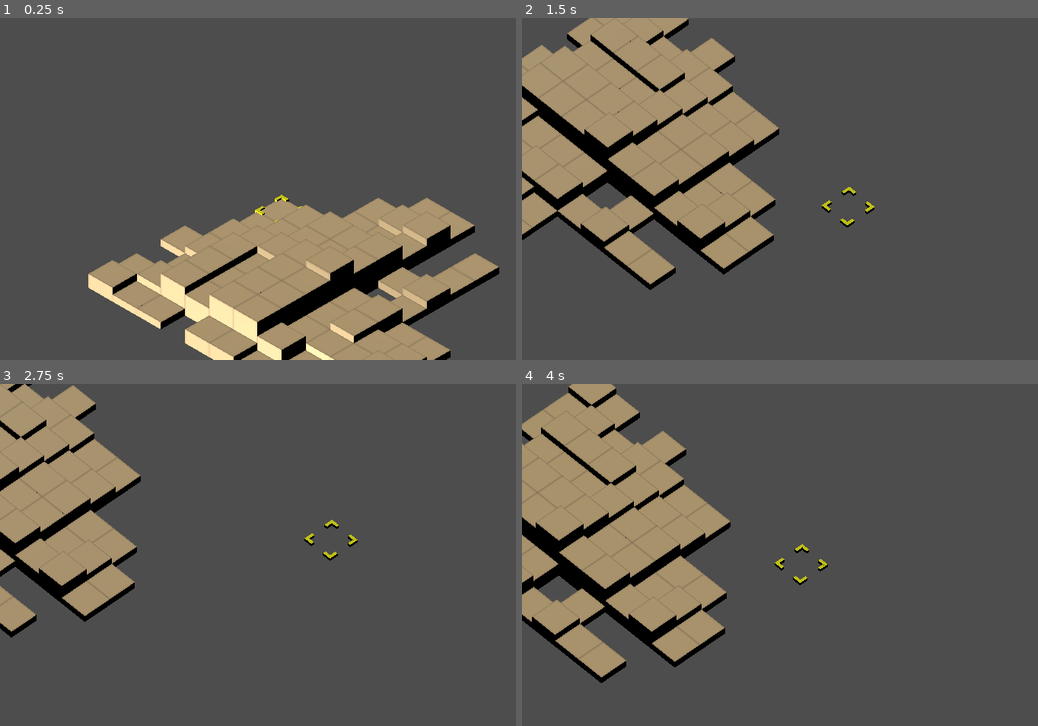
Above: before the commit, frames 1-4 (two rows, left to right).
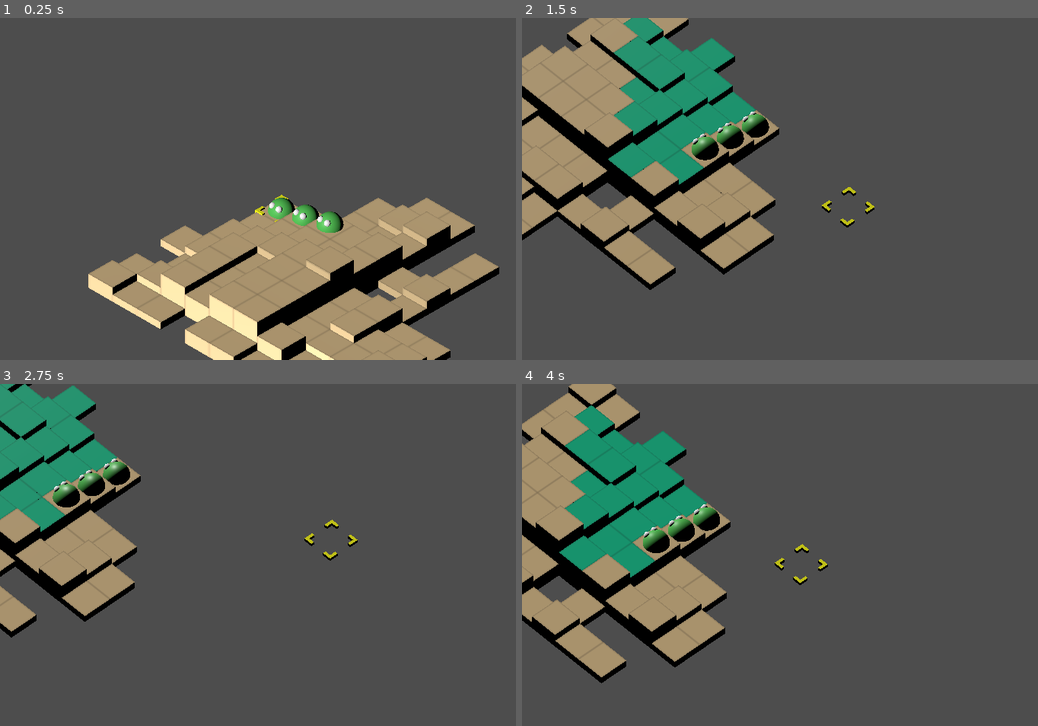
Above: after the commit, the same moments.

Repository: WeatheredSouls/GodotTactics
Game: Godot game, scene res://Scenes/Battle.tscn
The game is run twice, just before and just after one commit, with the same random seed, the same clock (stepped at 60 frames per second) and the same inputs.
Inputs (mouse positions are in pixels of both pictures, inside the frame that each line leads up to):
- Up to frame 1 (0.25 s): no input
- Up to frame 2 (1.5 s): tap Enter (fire_1) at 0.5, 1.35 s; move the mouse to (960, 171) at 0.52 s; hold D (move_right) 0.53-1.28 s; hold Right mouse button (camera_activate) 0.53-1.28 s; move the mouse to (702, 206) at 1.27 s; hold S (move_down) from 1.28 s (still down)
- Up to frame 3 (2.75 s): move the mouse to (366, 479) at 2.02 s; release S (move_down) at 2.03 s; hold D (move_right) from 2.03 s (still down); tap Shift (fire_2) at 2.1 s
- Up to frame 4 (4 s): move the mouse to (795, 623) at 2.77 s; release D (move_right) at 2.78 s; hold W (move_up) 2.78-3.53 s; tap Mouse wheel down (zoom_down) at 2.85 s; move the mouse to (1007, 606) at 3.52 s; hold A (move_left) from 3.53 s (still down); tap Mouse wheel up (zoom_up) at 3.6 s

The runs differ from the first frame. In frame 1, 0.7% of the frame differs, in the area x 27-67%, y 52-85%; in frame 2, 7.7%; in frame 3, 6.4%; in frame 4, 7.7%, in the area x 7-59%, y 6-57%.

Commit message:
Part 5 - Pathfinding

Diff:
--- a/Materials/Dirt.tres
+++ b/Materials/Dirt.tres
@@ -3,5 +3,6 @@
 [ext_resource type="Texture2D" uid="uid://46ty0tyfg5sl" path="res://Textures/Dirt.png" id="1_khrqh"]
 
 [resource]
+resource_local_to_scene = true
 albedo_texture = ExtResource("1_khrqh")
 uv1_scale = Vector3(3, 2, 1)
--- a/Prefabs/Hero.tscn
+++ b/Prefabs/Hero.tscn
@@ -1,6 +1,7 @@
-[gd_scene load_steps=5 format=3 uid="uid://b4hk8c5bhrmur"]
+[gd_scene load_steps=6 format=3 uid="uid://b4hk8c5bhrmur"]
 
 [ext_resource type="Material" uid="uid://ca2attav4014m" path="res://Materials/Ally.tres" id="1_1542g"]
+[ext_resource type="Script" path="res://Scripts/View Model Component/Unit.gd" id="1_jh304"]
 [ext_resource type="Material" uid="uid://ci5if3vpfmyrc" path="res://Materials/Eyes.tres" id="2_bcdkh"]
 
 [sub_resource type="SphereMesh" id="SphereMesh_v77ue"]
@@ -8,6 +9,9 @@
 [sub_resource type="SphereMesh" id="SphereMesh_w1ol6"]
 
 [node name="Hero" type="Node3D"]
+script = ExtResource("1_jh304")
+
+[node name="Movement" type="Node" parent="."]
 
 [node name="Jumper" type="Node3D" parent="."]
 
--- a/Prefabs/Monster.tscn
+++ b/Prefabs/Monster.tscn
@@ -1,5 +1,6 @@
-[gd_scene load_steps=5 format=3 uid="uid://dk5euuis5bi4l"]
+[gd_scene load_steps=6 format=3 uid="uid://dk5euuis5bi4l"]
 
+[ext_resource type="Script" path="res://Scripts/View Model Component/Unit.gd" id="1_cc3f6"]
 [ext_resource type="Material" uid="uid://bop5vf3s1sn0q" path="res://Materials/Enemy.tres" id="1_xbq32"]
 [ext_resource type="Material" uid="uid://ci5if3vpfmyrc" path="res://Materials/Eyes.tres" id="2_jlkgl"]
 
@@ -8,6 +9,9 @@
 [sub_resource type="SphereMesh" id="SphereMesh_w1ol6"]
 
 [node name="Hero" type="Node3D"]
+script = ExtResource("1_cc3f6")
+
+[node name="Movement" type="Node" parent="."]
 
 [node name="Jumper" type="Node3D" parent="."]
 
--- a/Scenes/Battle.tscn
+++ b/Scenes/Battle.tscn
@@ -7,6 +7,8 @@
 [ext_resource type="Script" path="res://Scripts/Controller/Battle States/InitBattleState.gd" id="3_nwvsw"]
 [ext_resource type="Script" path="res://Scripts/Controller/Battle States/MoveTargetState.gd" id="4_2n2ph"]
 [ext_resource type="Script" path="res://Scripts/Controller/CameraController.gd" id="4_85yja"]
+[ext_resource type="Script" path="res://Scripts/Controller/Battle States/SelectUnitState.gd" id="5_i2eso"]
+[ext_resource type="Script" path="res://Scripts/Controller/Battle States/MoveSequenceState.gd" id="6_xkkv4"]
 
 [node name="Battle" type="Node3D"]
 
@@ -21,12 +23,21 @@
 [node name="State Machine" type="Node" parent="Battle Controller"]
 script = ExtResource("2_lgpnl")
 
-[node name="Init Battle State" type="Node" parent="Battle Controller/State Machine" node_paths=PackedStringArray("moveTargetState")]
+[node name="Init Battle State" type="Node" parent="Battle Controller/State Machine" node_paths=PackedStringArray("selectUnitState")]
 script = ExtResource("3_nwvsw")
+selectUnitState = NodePath("../Select Unit State")
+
+[node name="Move Target State" type="Node" parent="Battle Controller/State Machine" node_paths=PackedStringArray("MoveSequenceState")]
+script = ExtResource("4_2n2ph")
+MoveSequenceState = NodePath("../Move Sequence State")
+
+[node name="Select Unit State" type="Node" parent="Battle Controller/State Machine" node_paths=PackedStringArray("moveTargetState")]
+script = ExtResource("5_i2eso")
 moveTargetState = NodePath("../Move Target State")
 
-[node name="Move Target State" type="Node" parent="Battle Controller/State Machine"]
-script = ExtResource("4_2n2ph")
+[node name="Move Sequence State" type="Node" parent="Battle Controller/State Machine" node_paths=PackedStringArray("SelectUnitState")]
+script = ExtResource("6_xkkv4")
+SelectUnitState = NodePath("../Select Unit State")
 
 [node name="Input Controller" type="Node" parent="Battle Controller"]
 script = ExtResource("2_6a0kt")
--- a/Scripts/Controller/Battle States/InitBattleState.gd
+++ b/Scripts/Controller/Battle States/InitBattleState.gd
@@ -1,5 +1,5 @@
 extends BattleState
-@export var moveTargetState: State
+@export var selectUnitState: State
 
 func Enter():
 	super()
@@ -12,6 +12,25 @@
 	var p:Vector2i = _owner.board.tiles.keys()[0]
 	SelectTile(p)
 
+	SpawnTestUnits()
+
 	_owner.cameraController.setFollow(_owner.board.marker)
 
-	_owner.stateMachine.ChangeState(moveTargetState)
+	_owner.stateMachine.ChangeState(selectUnitState)
+
+func SpawnTestUnits():
+	var components= [WalkMovement, FlyMovement, TeleportMovement]
+	for i in components.size():
+		var unit:Unit = _owner.heroPrefab.instantiate()
+		_owner.add_child(unit)
+
+		var p:Vector2i = Vector2i(_owner.board.tiles.keys()[i].x,_owner.board.tiles.keys()[i].y)
+
+		unit.Place(_owner.board.GetTile(p))
+		unit.Match()
+
+		var m = unit.get_node("Movement")
+		m.set_script(components[i])
+		m.range = 5
+		m.jumpHeight = 5
+		m.set_process(true)
--- /dev/null
+++ b/Scripts/Controller/Battle States/MoveSequenceState.gd
@@ -0,0 +1,15 @@
+extends BattleState
+
+@export var SelectUnitState:State
+
+func Enter():
+	super()
+	Sequence()
+
+func Sequence():
+	var m:Movement = _owner.currentUnit.get_node("Movement")
+	_owner.cameraController.setFollow(_owner.currentUnit)
+	await m.Traverse(_owner.currentTile)
+
+	_owner.cameraController.setFollow(_owner.board.marker)
+	_owner.stateMachine.ChangeState(SelectUnitState)
--- a/Scripts/Controller/Battle States/MoveTargetState.gd
+++ b/Scripts/Controller/Battle States/MoveTargetState.gd
@@ -1,10 +1,26 @@
 extends BattleState
+
+var tiles = []
+@export var MoveSequenceState: State
+
+func Enter():
+	super()
+	var mover:Movement = _owner.currentUnit.get_node("Movement")
+	tiles = mover.GetTilesInRange(_owner.board)
+	_owner.board.SelectTiles(tiles)
+
+func Exit():
+	super()
+	_owner.board.DeSelectTiles(tiles)
+	tiles = null
 
 func OnMove(e:Vector2i):
 	var rotatedPoint = _owner.cameraController.AdjustedMovement(e)
 	SelectTile(rotatedPoint + _owner.board.pos)
 
 func OnFire(e:int):
+	if tiles.has(_owner.currentTile):
+		_owner.stateMachine.ChangeState(MoveSequenceState)
 	print("Fire: " + str(e))
 
 func Zoom(scroll: int):
--- /dev/null
+++ b/Scripts/Controller/Battle States/SelectUnitState.gd
@@ -0,0 +1,21 @@
+extends BattleState
+
+@export var moveTargetState: State
+
+func OnMove(e:Vector2i):
+	var rotatedPoint = _owner.cameraController.AdjustedMovement(e)
+	SelectTile(rotatedPoint + _owner.board.pos)
+
+func OnFire(e:int):
+	print("Fire: " + str(e))
+	if _owner.currentTile != null:
+		var content:Node = _owner.currentTile.content
+		if content != null:
+			_owner.currentUnit = content
+			_owner.stateMachine.ChangeState(moveTargetState)
+
+func Zoom(scroll: int):
+	_owner.cameraController.Zoom(scroll)
+
+func Orbit(direction: Vector2):
+	_owner.cameraController.Orbit(direction)
--- a/Scripts/Controller/BattleController.gd
+++ b/Scripts/Controller/BattleController.gd
@@ -8,5 +8,11 @@
 @export var stateMachine: StateMachine
 @export var startState: State
 
+var heroPrefab = preload("res://Prefabs/Hero.tscn")
+var currentUnit:Unit
+
+var currentTile:Tile:
+	get: return board.GetTile(board.pos)
+
 func _ready():
 	stateMachine.ChangeState(startState)
--- /dev/null
+++ b/Scripts/Enums Exetentions/Directions.gd
@@ -0,0 +1,21 @@
+class_name Directions
+
+enum Dirs{
+SOUTH,
+EAST,
+NORTH,
+WEST
+}
+
+static func GetDirection(t1: Tile, t2: Tile):
+	var dir:Directions.Dirs
+	var toTile:Vector2i = t1.pos - t2.pos
+	if abs(toTile.x) > abs(toTile.y):
+		dir = Directions.Dirs.EAST if toTile.x < 0 else Directions.Dirs.WEST
+	else:
+		dir = Directions.Dirs.SOUTH if toTile.y < 0 else Directions.Dirs.NORTH
+
+	return dir
+
+static func ToEuler(d: Dirs):
+	return Vector3(0, d * 90, 0)
--- a/Scripts/PreProduction/BoardCreator.gd
+++ b/Scripts/PreProduction/BoardCreator.gd
@@ -12,6 +12,9 @@
 var tileSelectionIndicatorPrefab = preload("res://Prefabs/Tile Selection Indicator.tscn")
 var marker
 
+var selectedTileColor:Color = Color(0, 1, 1, 1)
+var defaultTileColor:Color = Color(1, 1, 1, 1)
+
 var _random = RandomNumberGenerator.new()
 
 var savePath = "res://Data/Levels/"
@@ -211,3 +214,67 @@
 		for x in range(rect.position.x,rect.end.x):
 			var p = Vector2i(x,y)
 			_ShrinkSingle(p)
+
+func ClearSearch():
+	for key in tiles:
+		tiles[key].prev = null
+		tiles[key].distance = 2147483647 #max signed 32bit number
+
+func GetTile(p: Vector2i):
+	return tiles[p] if tiles.has(p) else null
+
+func Search(start: Tile, addTile: Callable):
+	var retValue = []
+	retValue.append(start)
+	ClearSearch()
+	var checkNext = []
+
+	start.distance = 0
+	checkNext.push_back(start)
+
+	var _dirs = [Vector2i(0,1), Vector2i(0,-1), Vector2i(1,0), Vector2i(-1,0)]
+
+	while checkNext.size() > 0:
+		var t:Tile = checkNext.pop_front()
+
+		_dirs.shuffle() #Optional. May impact performance
+
+		for i in _dirs.size():
+			var next:Tile = GetTile(t.pos + _dirs[i])
+			if next == null || next.distance <= t.distance + 1:
+				continue
+
+			if addTile.call(t, next):
+				next.distance = t.distance + 1
+				next.prev = t
+				checkNext.push_back(next)
+				retValue.append(next)
+	return retValue
+
+func RangeSearch(start: Tile, addTile: Callable, range: int):
+	var retValue = []
+	ClearSearch()
+	start.distance = 0
+
+	for y in range(-range, range+1):
+		for x in range(-range + abs(y), range - abs(y) +1):
+			var next:Tile = GetTile(start.pos + Vector2i(x,y))
+			if next == null:
+				continue
+
+			if next == start:
+				retValue.append(start)
+			elif addTile.call(start, next):
+				next.distance = (abs(x) + abs(y))
+				next.prev = start
+				retValue.append(next)
+
+	return retValue
+
+func SelectTiles(tileList:Array):
+	for i in tileList.size():
+		tileList[i].get_node("MeshInstance3D").material_override.albedo_color = selectedTileColor
+
+func DeSelectTiles(tileList:Array):
+	for i in tileList.size():
+		tileList[i].get_node("MeshInstance3D").material_override.albedo_color = defaultTileColor
--- /dev/null
+++ b/Scripts/View Model Component/Movement/FlyMovement.gd
@@ -0,0 +1,53 @@
+extends Movement
+class_name FlyMovement
+
+func GetTilesInRange(board: BoardCreator):
+	var retValue = board.RangeSearch(unit.tile, ExpandSearch, range )
+	Filter(retValue)
+	return retValue
+
+func ExpandSearch(from:Tile, to:Tile):
+	return abs(from.pos.x - to.pos.x) + abs(from.pos.y - to.pos.y) <= range
+
+func Traverse(tile: Tile):
+	#Store the distance  and direction between the start tile and target tile
+	var dist:float = sqrt(pow(tile.pos.x - unit.tile.pos.x, 2) + pow(tile.pos.y - unit.tile.pos.y, 2))
+	var dir:Directions.Dirs = Directions.GetDirection(unit.tile, tile)
+	unit.Place(tile)
+
+	#Fly high enough not to clip through any ground tiles
+	var y:float = Tile.stepHeight * 10
+	var duration:float = y * 0.25
+
+	var tween = create_tween()
+
+	tween.tween_property(
+		jumper,
+		"position",
+		Vector3(0, y, 0),
+		duration
+	).set_trans(Tween.TRANS_QUAD).set_ease(Tween.EASE_IN_OUT)
+
+	await tween.finished
+
+	#Turn to face the general direction
+	await Turn(dir)
+
+	#Move to the correct position
+	tween = create_tween()
+	tween.tween_property(
+		unit,
+		"position",
+		tile.center(),
+		dist * .5
+	).set_trans(Tween.TRANS_QUAD).set_ease(Tween.EASE_IN_OUT)
+
+	#Land
+	tween.tween_property(
+		jumper,
+		"position",
+		Vector3(0, 0, 0),
+		duration
+	).set_trans(Tween.TRANS_QUAD).set_ease(Tween.EASE_IN_OUT)
+
+	await tween.finished
--- /dev/null
+++ b/Scripts/View Model Component/Movement/Movement.gd
@@ -0,0 +1,43 @@
+extends Node
+class_name Movement
+
+var range: int
+var jumpHeight: int
+var unit: Unit
+var jumper: Node3D
+
+func _init():
+	unit = get_node("../")
+	jumper = get_node("../Jumper")
+
+func GetTilesInRange(board: BoardCreator):
+	var retValue = board.Search(unit.tile, ExpandSearch)
+	Filter(retValue)
+	return retValue
+
+func ExpandSearch(from:Tile, to:Tile):
+	return from.distance + 1 <= range
+
+func Filter(tiles:Array):
+	for i in range(tiles.size()-1, -1, -1):
+		if tiles[i].content != null:
+			tiles.remove_at(i)
+
+func Traverse(tile:Tile):
+	pass
+
+func Turn(dir:Directions.Dirs):
+	if unit.dir == Directions.Dirs.SOUTH && dir == Directions.Dirs.WEST:
+		unit.rotation_degrees.y = 360
+	elif unit.dir == Directions.Dirs.WEST && dir == Directions.Dirs.SOUTH:
+		unit.rotation_degrees.y = -90
+
+	var tween = create_tween()
+	unit.dir = dir
+	tween.tween_property(
+		unit,
+		"rotation_degrees",
+		Directions.ToEuler(dir),
+		.25,
+	).set_trans(Tween.TRANS_QUAD).set_ease(Tween.EASE_IN_OUT)
+	await tween.finished
--- /dev/null
+++ b/Scripts/View Model Component/Movement/TeleportMovement.gd
@@ -0,0 +1,49 @@
+extends Movement
+class_name TeleportMovement
+
+func GetTilesInRange(board: BoardCreator):
+	var retValue = board.RangeSearch(unit.tile, ExpandSearch, range )
+	Filter(retValue)
+	return retValue
+
+func ExpandSearch(from:Tile, to:Tile):
+	return abs(from.pos.x - to.pos.x) + abs(from.pos.y - to.pos.y) <= range
+
+func Traverse(tile: Tile):
+	unit.Place(tile)
+
+	var spinTween = create_tween()
+	spinTween.tween_property(
+		jumper,
+		"rotation",
+		Vector3(0,360, 0),
+		.5
+	).set_trans(Tween.TRANS_LINEAR)
+
+	var scaleTween = create_tween()
+	scaleTween.tween_property(
+		jumper,
+		"scale",
+		Vector3(0,0,0),
+		0.5
+	)
+	await scaleTween.finished
+
+	unit.position = tile.center()
+
+	spinTween = create_tween()
+	spinTween.tween_property(
+		jumper,
+		"rotation",
+		Vector3(0,0, 0),
+		.5
+	).set_trans(Tween.TRANS_LINEAR)
+
+	scaleTween = create_tween()
+	scaleTween.tween_property(
+		jumper,
+		"scale",
+		Vector3(1,1,1),
+		0.5
+	)
+	await scaleTween.finished
--- /dev/null
+++ b/Scripts/View Model Component/Movement/WalkMovement.gd
@@ -0,0 +1,82 @@
+extends Movement
+class_name WalkMovement
+
+func ExpandSearch(from:Tile, to:Tile):
+	#skip if the distance in height between the two tiles is more than the unit can jump
+	if abs(from.height - to.height) > jumpHeight:
+		return false
+
+	#skip if the tile in occupied by an enemy
+	if to.content != null:
+		return false
+
+	return super(from, to)
+
+func Walk(target:Tile):
+	var tween = create_tween()
+
+	tween.tween_property(
+		unit,
+		"position",
+		target.center(),
+		.5,
+	).set_trans(Tween.TRANS_LINEAR)
+	await tween.finished
+
+func Jump(to:Tile):
+	var unitTween = create_tween()
+
+	unitTween.tween_property(
+		unit,
+		"position",
+		to.center(),
+		.5,
+	).set_trans(Tween.TRANS_LINEAR)
+
+	var jumperTween = create_tween()
+
+	jumperTween.tween_property(
+		jumper,
+		"position",
+		Vector3(0,Tile.stepHeight * 2,0),
+		.25
+	).set_trans(Tween.TRANS_QUAD).set_ease(Tween.EASE_OUT)
+
+	jumperTween.tween_property(
+		jumper,
+		"position",
+		Vector3(0,0,0),
+		.25
+	).set_trans(Tween.TRANS_QUAD).set_ease(Tween.EASE_IN)
+
+	await unitTween.finished
+
+func Traverse(tile: Tile):
+	unit.Place(tile)
+
+	#Build a list of way points from unit's
+	#starting tile to the destination Tile
+	var targets = []
+	while tile != null:
+		targets.push_front(tile)
+		tile = tile.prev
+
+	#move to each waypoint in succession
+	for i in range(1, targets.size()):
+		var from:Tile = targets[i-1]
+		var to:Tile = targets[i]
+
+		var dir: Directions.Dirs = Directions.GetDirection(from, to)
+
+		if unit.dir != dir:
+			#This is where you would start playing turn animation if there is one
+			await Turn(dir)
+
+		if from.height == to.height:
+			#This is where you would start playing walk animation if there is one
+			await Walk(to)
+		else:
+			#This is where you would start playing jump animation if there is one
+			await Jump(to)
+
+	#When for loop is finished, return to idle animation if there is one
--- a/Scripts/View Model Component/Tile.gd
+++ b/Scripts/View Model Component/Tile.gd
@@ -5,6 +5,10 @@
 const stepHeight: float = 0.25
 var pos: Vector2i
 var height: int
+
+var content: Node
+var prev: Tile
+var distance: int
 
 func center() ->Vector3:
 	return Vector3(pos.x, height * stepHeight, pos.y)
--- /dev/null
+++ b/Scripts/View Model Component/Unit.gd
@@ -0,0 +1,20 @@
+extends Node3D
+class_name Unit
+
+var tile: Tile
+var dir: Directions.Dirs = Directions.Dirs.SOUTH
+
+func Place(target: Tile):
+	#Make sure old tile location is not still pointing to this unit
+	if tile != null && tile.content == self:
+		tile.content = null
+
+	#Link unit and tile references
+	tile = target
+
+	if target != null:
+		target.content = self
+
+func Match():
+	self.position = tile.center()
+	self.rotation_degrees = Directions.ToEuler(dir)
Not shown: 1 places in Scenes/Battle.tscn that only renumber resources
